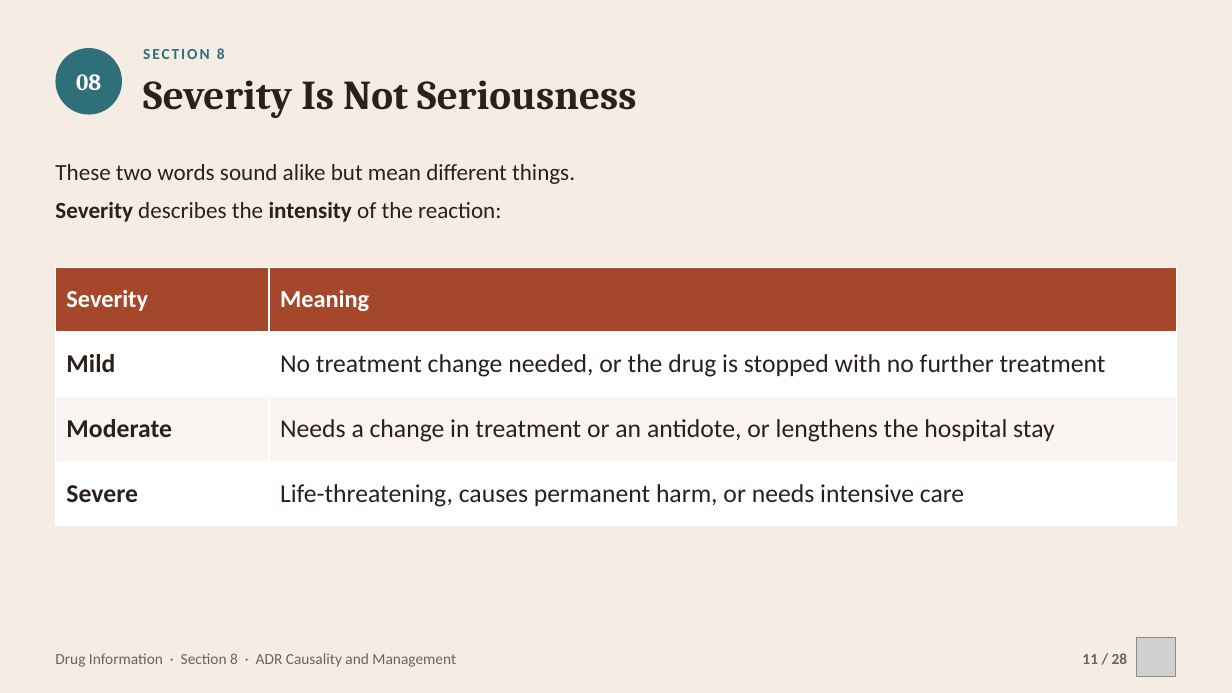
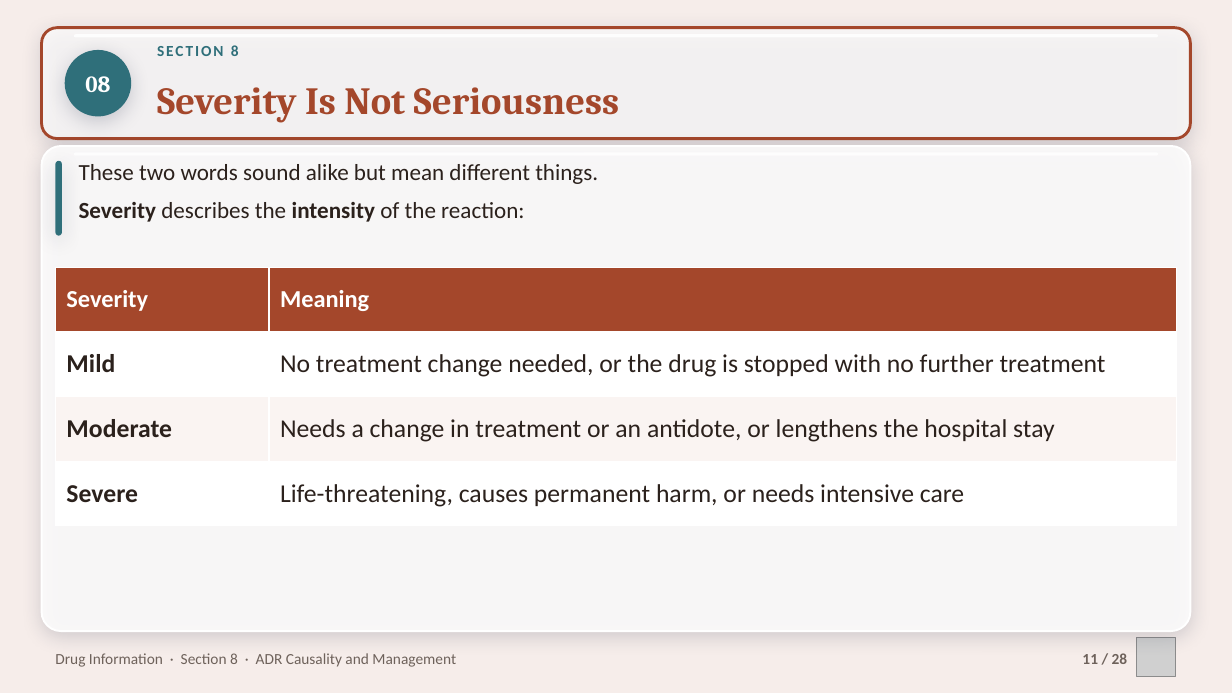
Before and after one commit to drrefaat18-ops/yasser, a slide deck: slide 11 of projects/drug-information-practical/slides/ch08-adr-causality-management.pptx. Drawn at 1232x693 pixels with LibreOffice and Linux fonts; fonts in the diff are those of the drawing; grey boxes stand for pictures; background and template pictures are left out. Boxes give left, top, right and bottom in pixels: in the first picture for what was removed or moved away, otherwise in the second. Text is boxed around its words. In the diff, an @@ line names an element or a change of style, - is before the commit and + after.

```diff
--- a/projects/drug-information-practical/slides/ch08-adr-causality-management.pptx
+++ b/projects/drug-information-practical/slides/ch08-adr-causality-management.pptx
@@ background #F5EDE3 to picture (left out) @@
@@ rounded rectangle added at (42,28,1190,139), fill #FFFFFF at 70% opacity, outline #A4472B 2.25 pt @@
@@ ellipse "08": place and size @@
-ellipse "08" at (55,48,122,115)
+ellipse "08" at (65,50,131,116)
@@ ellipse "08" at (65,50,131,116): shadow on @@
@@ rounded rectangle added at (74,34,1158,38), fill #FFFFFF at 85% opacity @@
@@ text "SECTION 8": place and size @@
-text "SECTION 8" at (143,48,225,59)
+text "SECTION 8" at (157,45,239,56)
@@ text "Severity Is Not Seriousness": place and size @@
-text "Severity Is Not Seriousness" at (143,80,636,118)
+text "Severity Is Not Seriousness" at (157,87,620,123)
@@ text "Severity Is Not Seriousness" at (157,87,620,123): size 32 to 30 pt, text colour #2B211C to #A4472B; vertical alignment top to middle @@
@@ rounded rectangle added at (42,146,1190,631), fill #FFFFFF at 84% opacity, outline #FFFFFF 1.5 pt @@
@@ rounded rectangle added at (55,161,62,236), fill #2F6F7A @@
@@ rounded rectangle added at (74,152,1158,156), fill #FFFFFF at 85% opacity @@
@@ text "These two words sound alike ...": place and size @@
-text "These two words sound alike ..." at (55,164,575,222)
+text "These two words sound alike ..." at (79,164,598,222)
```
Also in this commit, not shown: 25 other slides changed, 13 other files.
